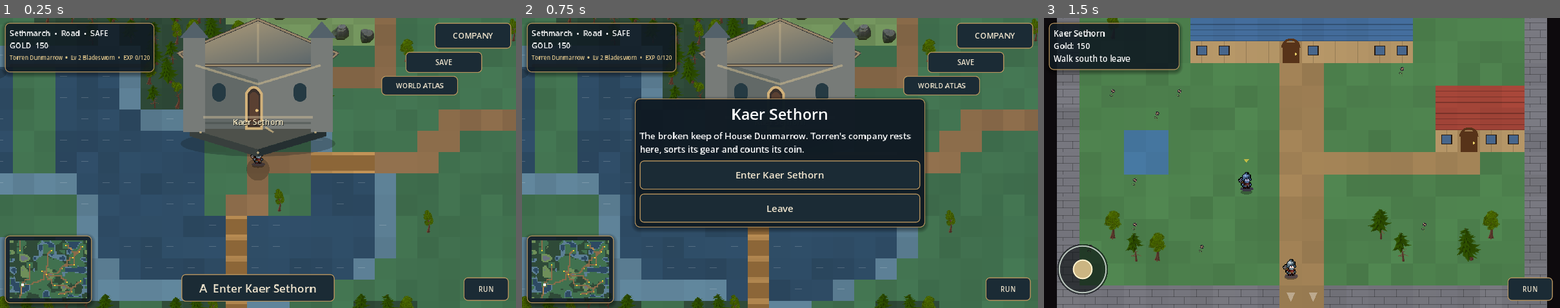
Above: before the commit, frames 1-3 (left to right).
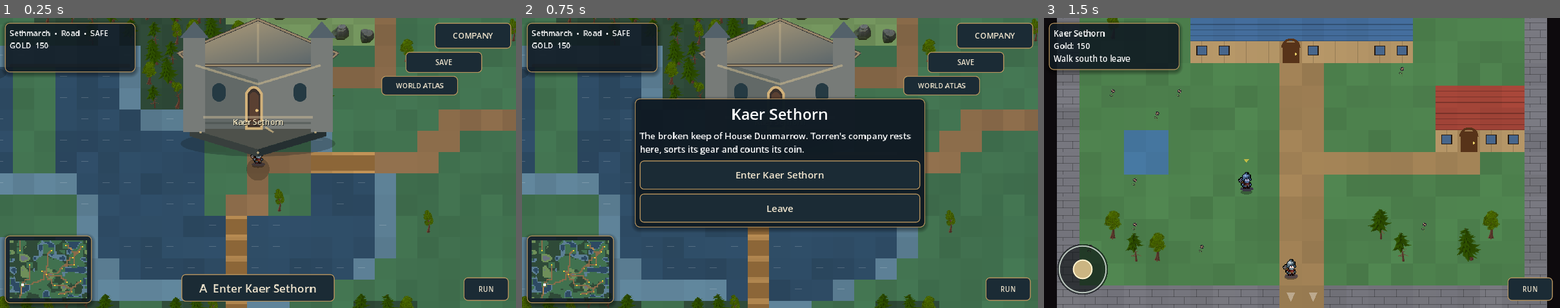
Above: after the commit, the same moments.

Repository: ninjun42215-gif/KindleWake
Game: Godot game, scene res://World.tscn
Same seed, same stepped clock (60 frames per second), same inputs: the game is played once before the commit and once after it. This scene is started directly instead of the project's main scene.
Inputs:
- Up to frame 1 (0.25 s): no input
- Up to frame 2 (0.75 s): click "A Enter Kaer Sethorn" at 0.5 s
- Up to frame 3 (1.5 s): click "Enter Kaer Sethorn" at 1.25 s

The runs differ from the first frame. In frame 1, 0.9% of the frame differs, in the area x 1-31%, y 1-20%; in frame 2, 0.9%; in frame 3, nothing differs.
Error after the commit: Parse Error: Identifier "db" not declared in the current scope. (res://scripts/core/character_sheet.gd:134)

Commit message:
Integrate enduring traits with character progression and saves

Diff:
--- a/Kindlewake/scripts/core/character_sheet.gd
+++ b/Kindlewake/scripts/core/character_sheet.gd
@@ -4,6 +4,7 @@
 const BattleUnitScript = preload("res://scripts/battle/battle_unit.gd")
 const CombatCalcScript = preload("res://scripts/battle/combat_calc.gd")
 const RuneSystemScript = preload("res://scripts/core/rune_system.gd")
+const TraitSystemScript = preload("res://scripts/core/trait_system.gd")
 ## Persistent character: class, level, EXP, base stats, skills and equipment.
 ## A BattleUnitScript is a per-battle snapshot built from `to_battle_def()`; formulas stay in CombatCalcScript.
 ## `db` arguments are the dictionaries from GameData.as_db(): they need "items", "weapons" and "classes".
@@ -33,6 +34,8 @@
 var sigils: Dictionary = {"weapon": [], "armor": []}
 var enhancements: Dictionary = {}  # equipment slot -> +0..+15   # group -> Array of sigil instances ({"id","ap"}; {} = empty socket)
 var reward: Dictionary = {}              # enemies only: {"exp","ap","gold"} paid when defeated
+var traits: Array[String] = []             # enduring trait IDs; temporary conditions stay in battle status effects
+var trait_history: Array = []               # bounded acquisition/removal history
 
 
 static func from_def(char_id: String, def: Dictionary) -> CharacterSheet:
@@ -43,6 +46,8 @@
     s.class_id = str(def.get("class_id", ""))
     s.level = clampi(int(def.get("level", 1)), 1, MAX_LEVEL)
     s.loyalty = clampi(int(def.get("loyalty", 50)), 0, 100)
+    s.traits = TraitSystemScript.normalized_ids(def.get("traits", []))
+    s.trait_history = (def.get("trait_history", []) as Array).duplicate(true)
     s.xp = clampi(int(def.get("xp", 0)), 0, maxi(0, exp_to_next_for(s.level) - 1))
     if s.level >= MAX_LEVEL:
         s.xp = 0
@@ -125,6 +130,10 @@
             t[stat_key] = cur + int(round(float(cur) * float(mods[k]) / 100.0))
         elif key != "exp_pct" and key != "gold_pct":
             t[key] = int(t.get(key, 0)) + int(mods[k])
+    # Trait bonuses are derived on demand; base stats and equipment data are never mutated.
+    var trait_mods: Dictionary = TraitSystemScript.stat_effects(traits, db.get("traits", {}))
+    for stat_key in trait_mods:
+        t[str(stat_key)] = int(t.get(str(stat_key), 0)) + int(trait_mods[stat_key])
     for k in t.keys():
         t[k] = maxi(1 if str(k) == "hp" else 0, int(t[k]))
     return t
@@ -139,6 +148,7 @@
         "name": display_name, "class_id": class_id, "level": level, "house": house,
         "weapon_id": weapon_id(items), "armor_def": int(arm["def"]), "armor_res": int(arm["res"]),
         "skills": all_skills(items, sdefs, db.get("classes", {})), "stats": total_stats(items, sdefs),
+        "traits": traits.duplicate(),
         "skill_mods": skill_mods(items, sdefs), "reward": reward.duplicate(),
     }
 
@@ -196,6 +206,34 @@
     return ""
 
 
+
+
+# ---------------------------------------------------------------- enduring character traits
+
+func acquire_trait(trait_id: String, source: String, definitions: Dictionary) -> Dictionary:
+    var result: Dictionary = TraitSystemScript.acquire(traits, trait_history, trait_id, source, definitions)
+    if bool(result.get("ok", false)):
+        traits = result.traits
+        trait_history = result.history
+    return result
+
+
+func remove_trait(trait_id: String, reason: String, definitions: Dictionary, allow_permanent: bool = false) -> Dictionary:
+    var result: Dictionary = TraitSystemScript.remove(traits, trait_history, trait_id, reason, definitions, allow_permanent)
+    if bool(result.get("ok", false)):
+        traits = result.traits
+        trait_history = result.history
+    return result
+
+
+func evolve_trait(trait_id: String, definitions: Dictionary, source: String) -> Dictionary:
+    var result: Dictionary = TraitSystemScript.evolve(traits, trait_history, trait_id, definitions, source)
+    if bool(result.get("ok", false)):
+        traits = result.traits
+        trait_history = result.history
+    return result
+
+
 # ---------------------------------------------------------------- experience and levels
 
 static func exp_to_next_for(lvl: int) -> int:
@@ -285,6 +323,7 @@
     return {
         "character_id": character_id, "name": display_name, "house": house, "class_id": class_id,
         "level": level, "xp": xp, "loyalty": loyalty, "base_stats": base_stats.duplicate(), "skills": skills.duplicate(),
+        "traits": traits.duplicate(), "trait_history": trait_history.duplicate(true),
         "equipment": equipment.duplicate(), "natural_def": natural_def, "natural_res": natural_res,
         "fallback_weapon_id": fallback_weapon_id, "sigils": sigils.duplicate(true), "enhancements": enhancements.duplicate(true), "reward": reward.duplicate(),
     }
@@ -298,6 +337,8 @@
     s.class_id = str(d.get("class_id", ""))
     s.level = clampi(int(d.get("level", 1)), 1, MAX_LEVEL)
     s.loyalty = clampi(int(d.get("loyalty", 50)), 0, 100)
+    s.traits = TraitSystemScript.normalized_ids(d.get("traits", []))
+    s.trait_history = (d.get("trait_history", []) as Array).duplicate(true)
     s.xp = clampi(int(d.get("xp", 0)), 0, maxi(0, exp_to_next_for(s.level) - 1))
     if s.level >= MAX_LEVEL:
         s.xp = 0
